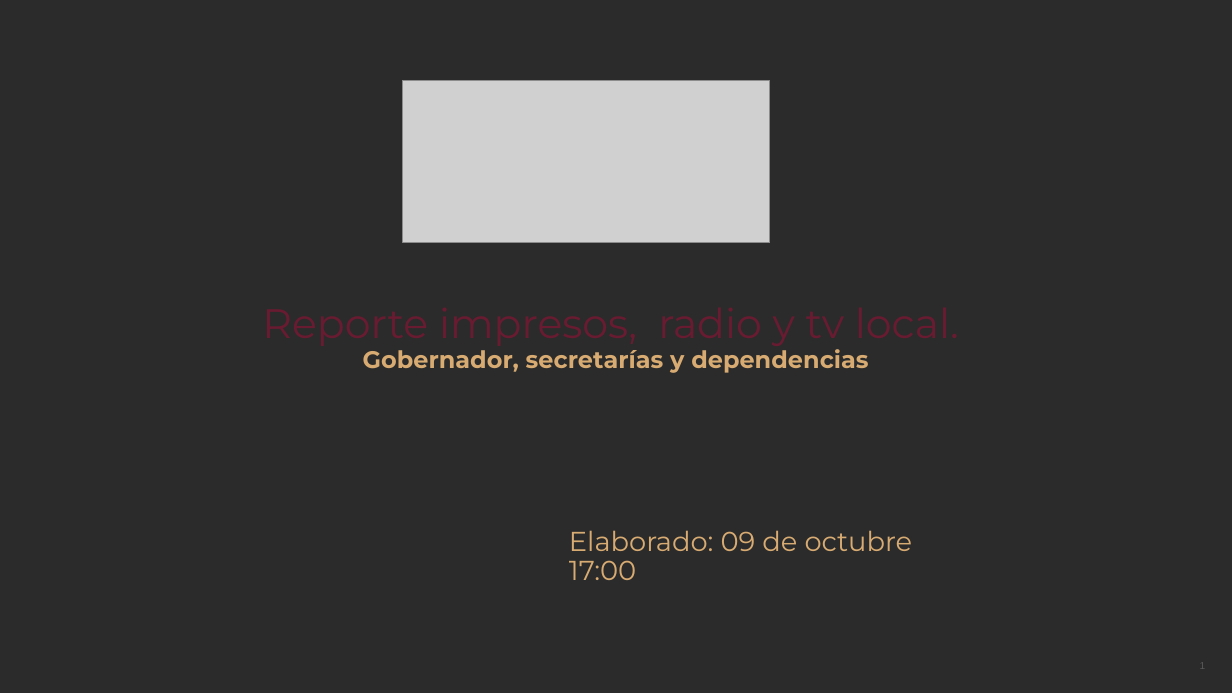
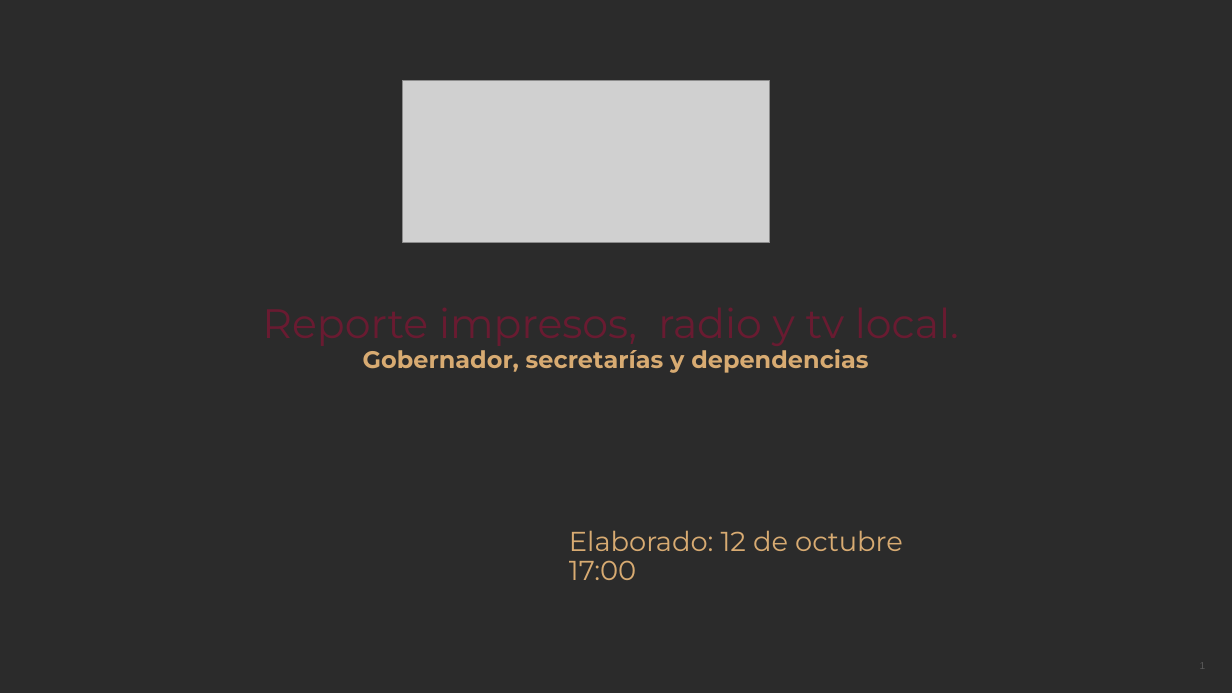
Before and after one commit to thelonious9/Reporteportadas, a slide deck: slide 1 of Reporte 121026.pptx. Drawn at 1232x693 pixels with LibreOffice and Linux fonts; fonts in the diff are those of the drawing; grey boxes stand for pictures; background and template pictures are left out; a plain dark background stands for a picture behind light text. Boxes give left, top, right and bottom in pixels: in the first picture for what was removed or moved away, otherwise in the second. Text is boxed around its words. In the diff, an @@ line names an element or a change of style, - is before the commit and + after.

```diff
--- a/Reporte 121026.pptx
+++ b/Reporte 121026.pptx
@@ text at (569,530,903,551): text changed @@
-Elaborado: 09 de octubre
+Elaborado: 12 de octubre
```
Also in this commit, not shown: 6 other slides changed.
